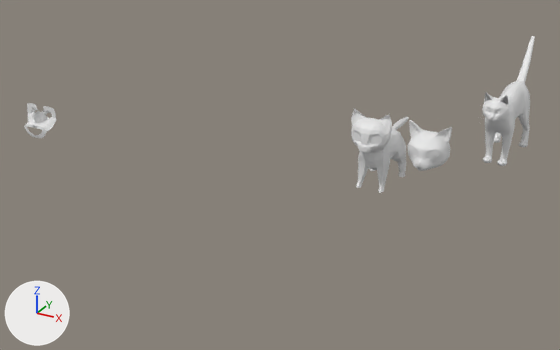
The Blender file Cat.blend: old version first, new version second.
Both versions are drawn from a camera (50 mm lens) standing at (20.6, -70.9, 33.5) and looking at (-11.3, -12.9, 4.5). Lighting does not change. The marker at lower left points along +X, +Y and +Z.

The first picture shows 'Eyes', 'Plane', 'Plane.001', 'cat', 'husa'.
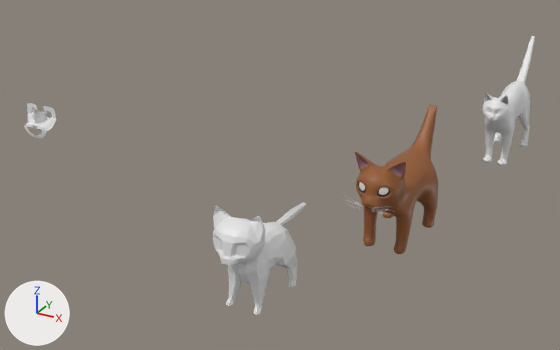
What differs and where, as boxes (x1, y1, x2, y2) in the pictures (560 x 350 px):
'cat', moved
    before: (351, 108, 409, 193)
    after: (213, 202, 306, 314)
'Plane.001', reshaped, moved (87% wider, 188% taller)
    before: (408, 120, 452, 171)
    after: (355, 105, 438, 254)
'Eyes', reshaped, moved
    before: (409, 146, 438, 158)
    after: (358, 182, 390, 197)
'BezierCurve.001', now drawn
    after: (344, 195, 390, 214)

Edits to the bpy script that builds the scene:
```text
Add mat_material_003:
    mat_material_003 = principled_material('Material.003')
    mat_material_003.base_color = (0.296, 0.101, 0.0259)  # brown #94592d
Add mat_material_006:
    mat_material_006 = principled_material('Material.006')
    mat_material_006.base_color = (0.8, 0.0523, 0.0194)  # red #e74126
Add mat_material_005:
    mat_material_005 = principled_material('Material.005')
    mat_material_005.base_color = (0.303, 0.151, 0.181)  # brown #966c76
Change me_plane_003:
    used by ob_plane_001; location = (-0.86, -4.22, 6.1)
    remove me_plane_003.from_pydata(...)  # 200 vertices, 171 faces; spans x -2.16..0.0, y 0.05..4.72, z -3.02..1.8
    add me_plane_003.from_pydata(...)  # 455 vertices, 409 faces; spans x -2.83..0.0, y 0.45..16.22, z -7.84..2.46
    me_plane_003 part 1: 200 vertices removed from x -2.16..0.0, y 0.05..4.72, z -3.02..1.8; 455 vertices added at x -2.83..0.0, y 0.45..16.22, z -7.84..2.46
    add me_plane_003.materials.append(mat_material_003)  # brown #94592d
    add me_plane_003.materials.append(mat_material_005)  # brown #966c76
    add me_plane_003.materials.append(mat_material_006)  # red #e74126
Change ob_eyes:
    ob_eyes.location: (-1.64, -3.16, 5.44) -> (-1.64, -15.69, 6.57)
Change ob_plane_001:
    ob_plane_001.location: (-0.86, -4.22, 6.1) -> (-0.86, -17.39, 7.24)
Change ob_cat:
    ob_cat.location: (-6.45, 0.0, 0.0) -> (-6.45, -25.09, 0.0)
```
